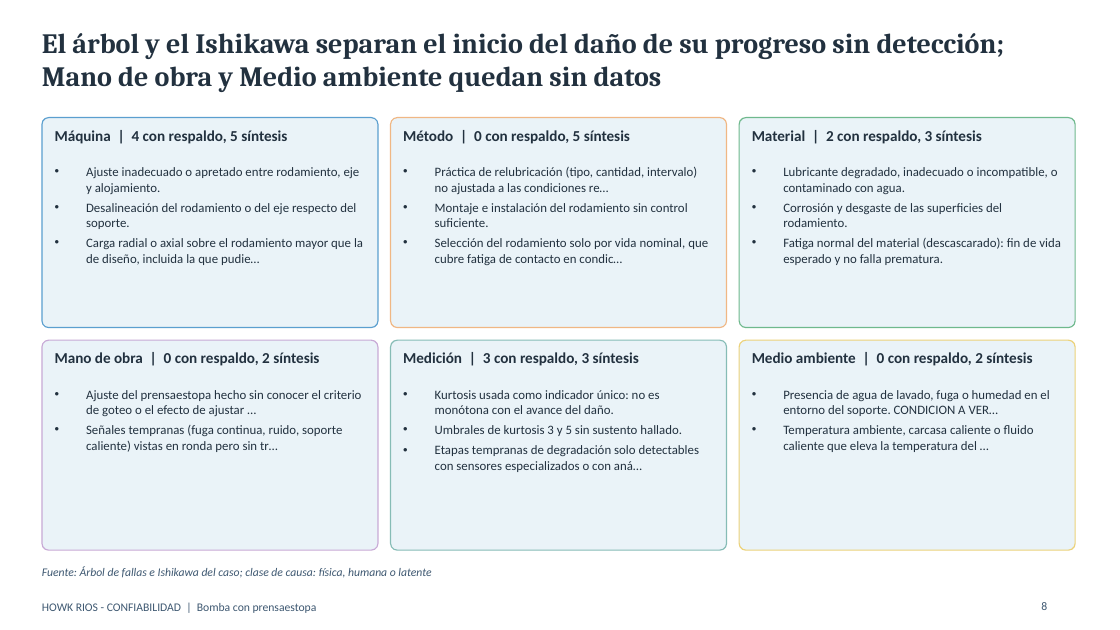
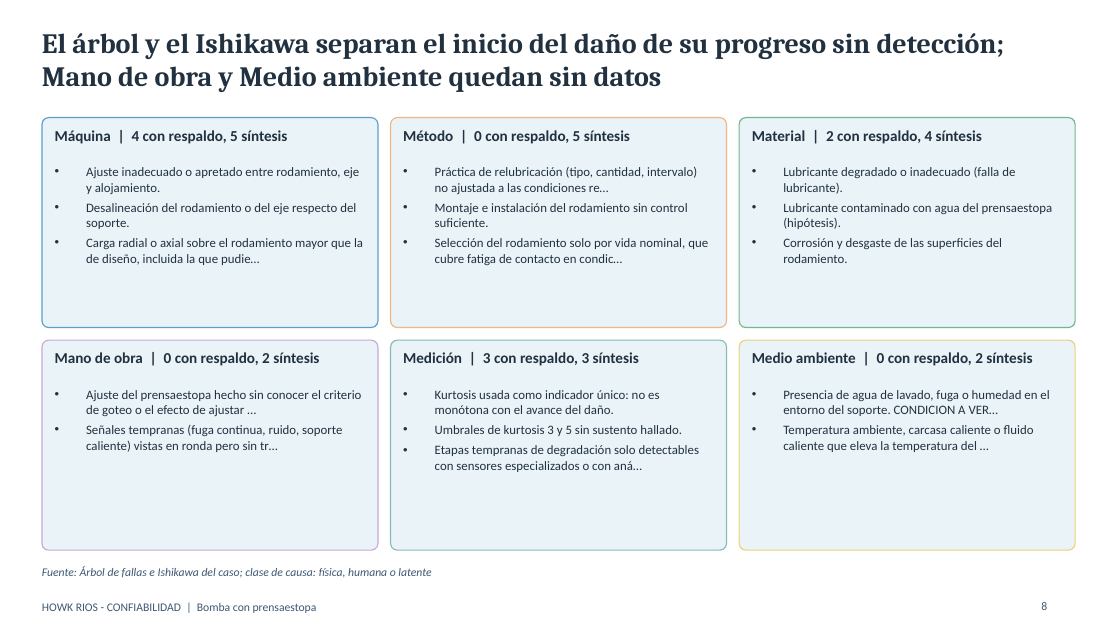
Before and after one commit to howkrios-65/clima-lima, a slide deck: slide 8 of docs/entregables/presentacion_bomba_prensaestopa.pptx. Drawn at 1120x630 pixels with LibreOffice and Linux fonts; fonts in the diff are those of the drawing. Boxes give left, top, right and bottom in pixels: in the first picture for what was removed or moved away, otherwise in the second. Text is boxed around its words. In the diff, an @@ line names an element or a change of style, - is before the commit and + after.

```diff
--- a/docs/entregables/presentacion_bomba_prensaestopa.pptx
+++ b/docs/entregables/presentacion_bomba_prensaestopa.pptx
@@ text at bbox=[752, 130, 982, 144]: text changed @@
-Material | 2 con respaldo, 3 síntesis
+Material | 2 con respaldo, 4 síntesis
@@ text at bbox=[783, 167, 1053, 229]: text changed @@
-• Lubricante degradado, inadecuado o incompatible, o contaminado con agua.
+• Lubricante degradado o inadecuado (falla de lubricante).
+• Lubricante contaminado con agua del prensaestopa (hipótesis).
@@ text at bbox=[783, 238, 1061, 265]: paragraph removed @@
-• Fatiga normal del material (descascarado): fin de vida esperado y no falla prematura.
```
Also in this commit, not shown: 3 other slides changed, 16 other files.
